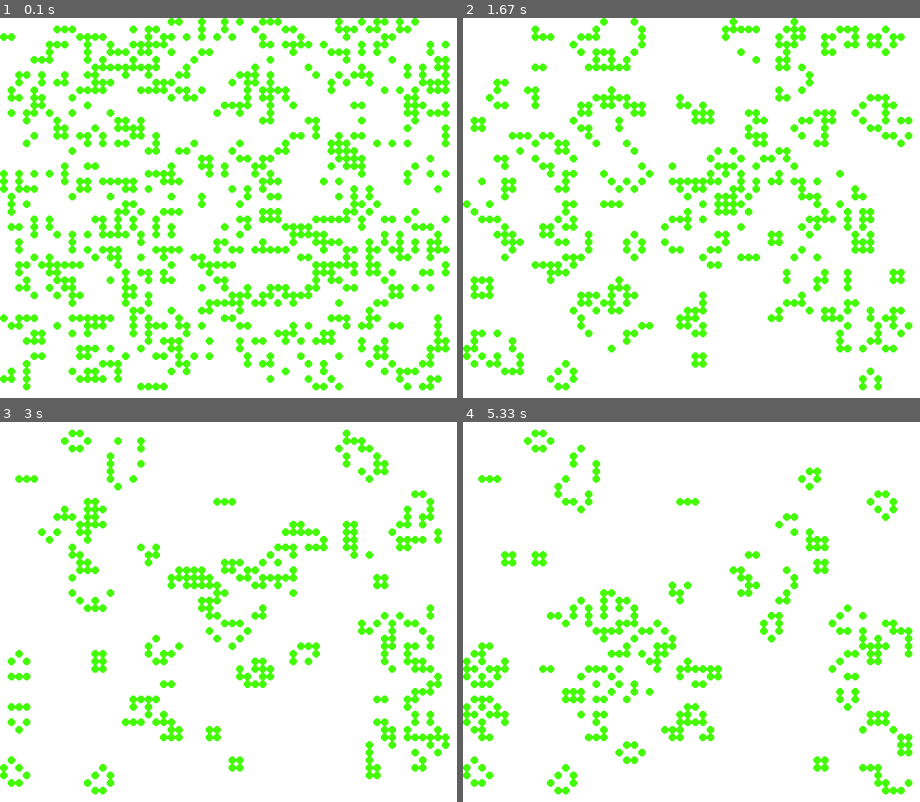
Above: before the commit, frames 1-4 (two rows, left to right).
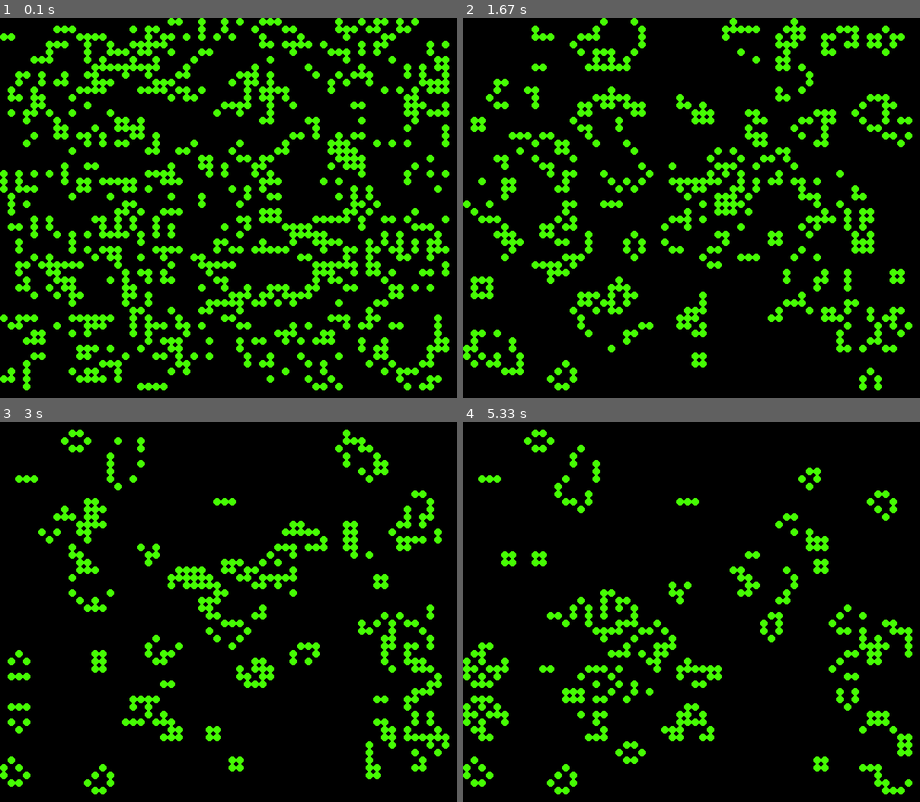
Above: after the commit, the same moments.

Repository: eiancarter/Eian-s-Game-of-Life
Game: pygame game, started from evolutiongame/GameOfLife.py
Same seed, same stepped clock (60 frames per second), same inputs: the game is played once before the commit and once after it.
Inputs:
- Up to frame 1 (0.1 s): no input
- Up to frame 2 (1.67 s): tap S at 0.33, 0.67 s
- Up to frame 3 (3 s): no input
- Up to frame 4 (5.33 s): no input

The runs differ from the first frame. In frame 1, 80% of the frame differs, in the area x 0-100%, y 0-100%; in frame 2, 87%; in frame 3, 91%; in frame 4, 92%.

Commit message:
refactored

Diff:
--- a/evolutiongame/GameOfLife.py
+++ b/evolutiongame/GameOfLife.py
@@ -3,33 +3,33 @@
 import pygame
 
 class GameOfLife:
-    def __init__(self, screen_width=600, screen_height=500, cell_size=10, alive_color=(69, 252, 3), dead_color=(255, 255, 255), max_fps=10):
+    def __init__(self, screen_width=600, screen_height=500, cell_size=10, alive_color=(69, 252, 3), dead_color=(0, 0, 0), max_fps=10):
         # this will initialize the screen size and defaults
+        """
+            cell_size == diameter of cell circle
+            max_fps == maximum frames per second so game doesn't move to quickly
+        """
         pygame.init()
         self.screen_height = screen_height
         self.screen_width = screen_width
         self.cell_size = cell_size
         self.alive_color = alive_color
         self.dead_color = dead_color
-
         self.screen = pygame.display.set_mode((self.screen_width, self.screen_height))
         self.clear_screen()
         pygame.display.flip()
-
         self.max_fps = max_fps
-
         self.active_grid = 0
         self.num_cols = int(self.screen_width / self.cell_size)
         self.num_rows = int(self.screen_height / self.cell_size)
         self.grids = []
         self.init_grids()
         self.set_grid()
-
         self.paused = False
         self.game_over = False
 
     def init_grids(self):
-
+        ## this is O(N)
         def create_grid():
             rows = []
             for row_num in range(self.num_rows):
@@ -47,6 +47,7 @@
                 else:
                     cell_value = value
                 self.grids[grid][r][c] = cell_value
+
     def draw_grid(self):
         self.clear_screen()
         for c in range(self.num_cols):
